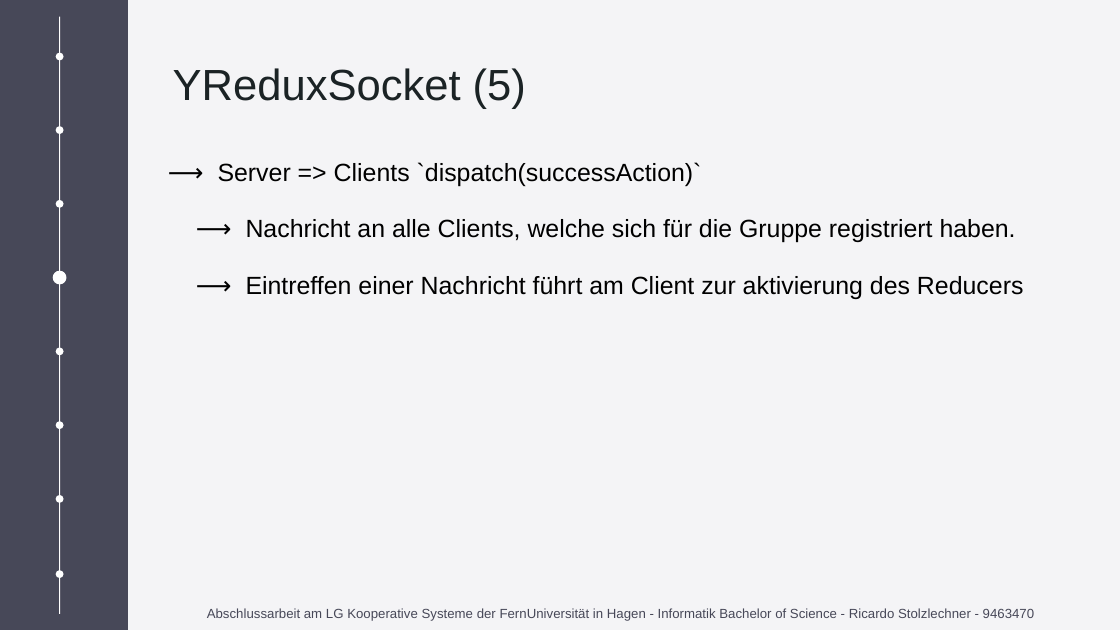
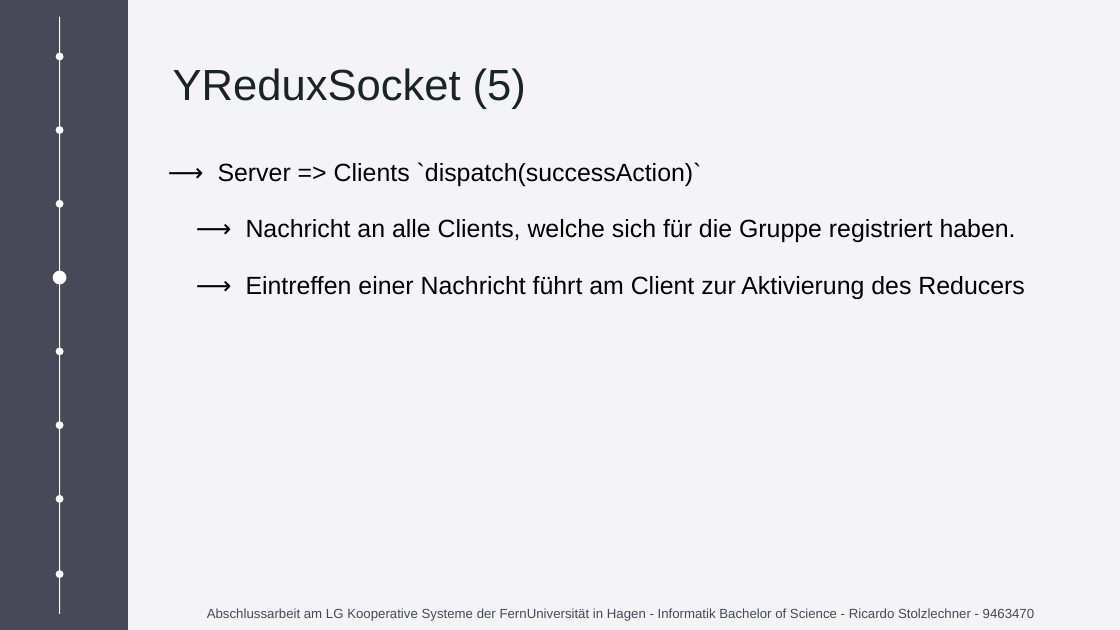
Before and after one commit to RStolzlechner/bachelor-y-redux-socket, a slide deck: slide 19 of kolloquium.odp. Drawn at 1120x630 pixels with LibreOffice and Linux fonts; fonts in the diff are those of the drawing. Boxes give left, top, right and bottom in pixels: in the first picture for what was removed or moved away, otherwise in the second. Text is boxed around its words. In the diff, an @@ line names an element or a change of style, - is before the commit and + after.

```diff
--- a/kolloquium.odp
+++ b/kolloquium.odp
@@ text at <box>246,276,1025,299</box>: text changed @@
-⟶ Eintreffen einer Nachricht führt am Client zur aktivierung des Reducers
+⟶ Eintreffen einer Nachricht führt am Client zur Aktivierung des Reducers
```
Also in this commit, not shown: 2 other slides changed, 4 other files.
